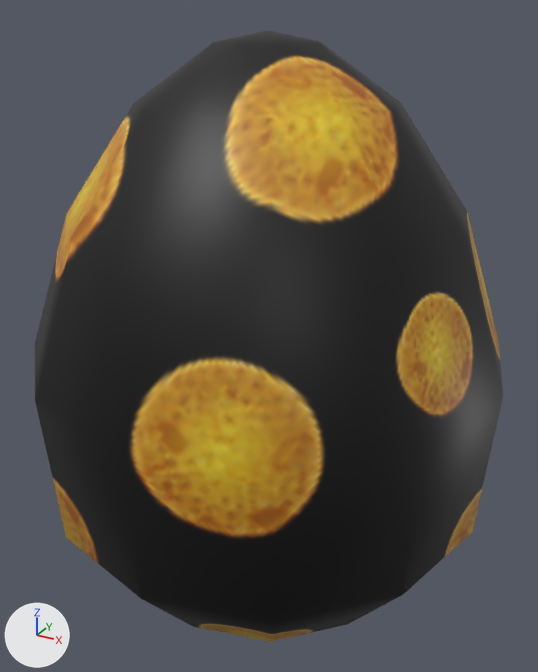
The glTF model Project/area/stage/2 dino jungle/data/environment/object/model/egg/EggYellowDot.gltf as it was, and as the next commit left it.
The view is the same before and after, from a 50 mm camera at (0.567, -1.027, 0.529) aimed at (-0.001, 0.006, 0.013). The lights are fixed; the arrows at lower left show +X, +Y and +Z.

The older version as bpy lines, for what is in view:
```python
mat_egg_ptero = bpy.data.materials.new('Egg Ptero')
mat_egg_ptero.use_nodes = True; mat_egg_ptero.node_tree.nodes.clear()
_N = mat_egg_ptero.node_tree.nodes; _L = mat_egg_ptero.node_tree.links
n0 = _N.new('ShaderNodeBsdfPrincipled'); n0.name = 'Principled BSDF'
n1 = _N.new('ShaderNodeOutputMaterial'); n1.name = 'Material Output'
n2 = _N.new('ShaderNodeMix'); n2.name = 'Mix'
n2.data_type = 'RGBA'
n2.blend_type = 'MULTIPLY'
n2.inputs[0].default_value = 1.0  # 'Factor'
n3 = _N.new('ShaderNodeVertexColor'); n3.name = 'Color Attribute'
n4 = _N.new('ShaderNodeTexImage'); n4.name = 'Image Texture'
n4.image = img_egg_ptero_detail
n5 = _N.new('ShaderNodeUVMap'); n5.name = 'UV Map'
n5.uv_map = 'UVMap.001'
_L.new(n0.outputs[0], n1.inputs[0])  # 'BSDF' to 'Surface'
_L.new(n2.outputs[2], n0.inputs[0])  # 'Result' to 'Base Color'
_L.new(n3.outputs[0], n2.inputs[7])  # 'Color' to 'B'
_L.new(n4.outputs[0], n2.inputs[6])  # 'Color' to 'A'
_L.new(n5.outputs[0], n4.inputs[0])  # 'UV' to 'Vector'
me_eggyellowdotmesh = bpy.data.meshes.new('EggYellowDotMesh')
me_eggyellowdotmesh.from_pydata(...)  # 78 vertices, 152 faces; spans x -0.399..0.399, y -0.399..0.399, z -0.5..0.5
me_eggyellowdotmesh.materials.append(mat_egg_ptero)
ob_eggyellowdotmesh = bpy.data.objects.new('EggYellowDotMesh', me_eggyellowdotmesh)
ob_eggyellowdotmesh.location = (0.0, 0.0, 0.0)
```
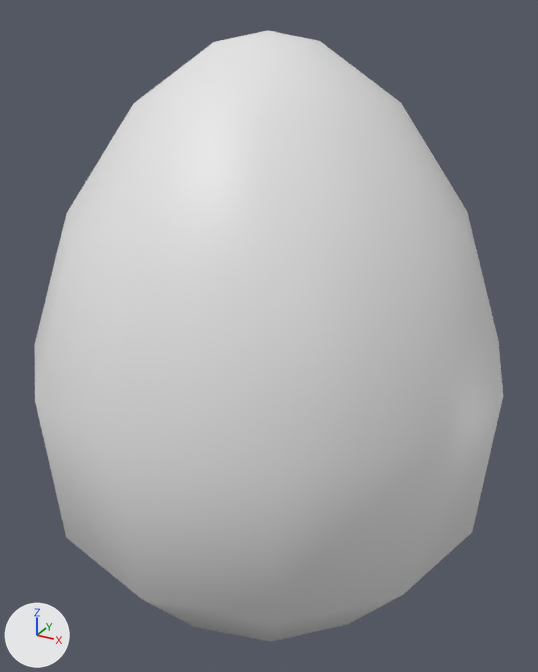
Location of each change, [x1, y1, x2, y2] in pixels of the pictures (538 x 672 px):
'EggYellowDotMesh', surface changed (black to white)
    both: [35, 30, 503, 642]

The change, as a list of edits to the scene's bpy script:
```text
Change mat_egg_ptero:
    where n2 = _N.new('ShaderNodeMix'); n2.name = 'Mix'
    add n2.inputs[7].default_value = (0.8, 0.8, 0.8, 1.0)  # 'B', white #e7e7e7
    remove n4 = _N.new('ShaderNodeTexImage'); n4.name = 'Image Texture'
    remove n4.image = img_egg_ptero_detail
    remove n5 = _N.new('ShaderNodeUVMap'); n5.name = 'UV Map'
    remove n5.uv_map = 'UVMap.001'
    where n3 = _N.new('ShaderNodeVertexColor'); n3.name = 'Color Attribute'
    remove _L.new(n3.outputs[0], n2.inputs[7])  # 'Color' to 'B'
    remove _L.new(n4.outputs[0], n2.inputs[6])  # 'Color' to 'A'
    remove _L.new(n5.outputs[0], n4.inputs[0])  # 'UV' to 'Vector'
    add _L.new(n3.outputs[0], n2.inputs[6])  # 'Color' to 'A'
```
